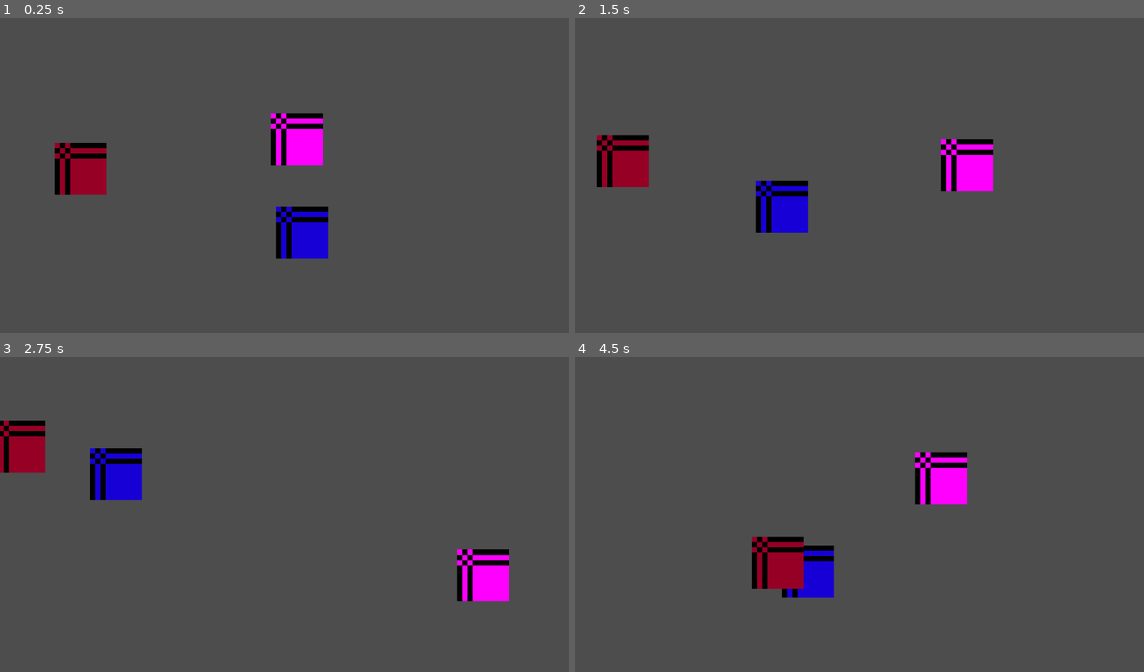
Above: before the commit, frames 1-4 (two rows, left to right).
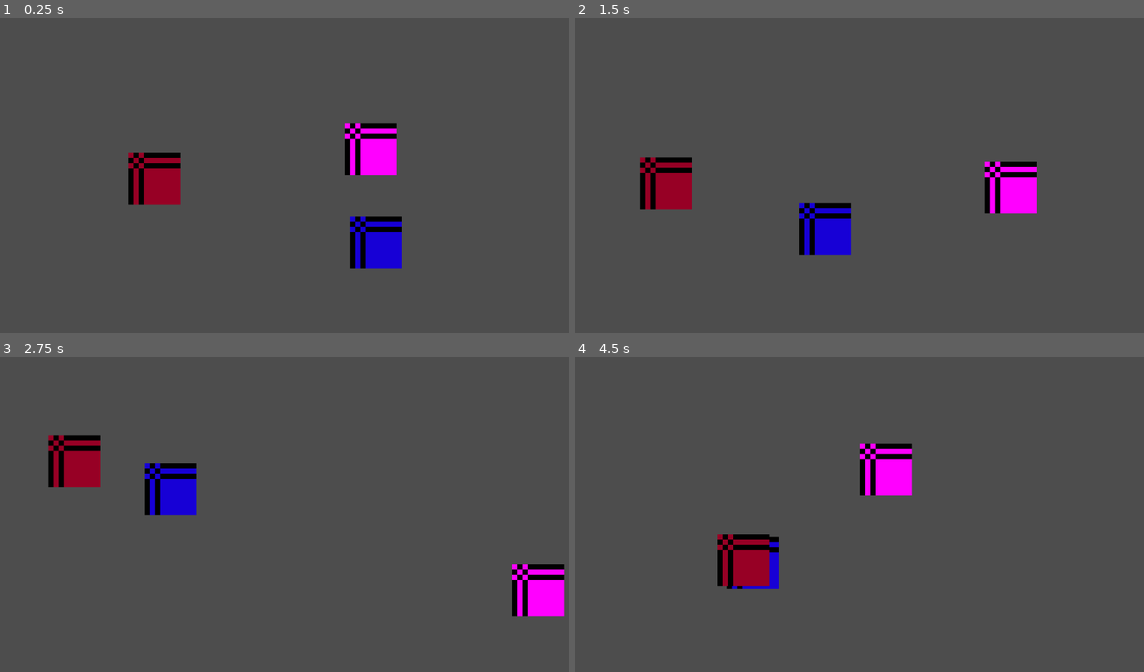
Above: after the commit, the same moments.

Repository: anqilique/GDGJam2-2025
Game: Godot game, scene res://Scenes/main.tscn
Two runs of this game, one before a commit and one after it. Both use one fixed random seed, a clock stepped at 60 frames per second and the inputs below.
Inputs:
- Up to frame 1 (0.25 s): no input
- Up to frame 2 (1.5 s): hold D (fire_cat_move_right) 0.53-1.28 s; hold S (fire_cat_move_down) from 1.28 s (still down)
- Up to frame 3 (2.75 s): release S (fire_cat_move_down) at 2.03 s; hold D (fire_cat_move_right) from 2.03 s (still down)
- Up to frame 4 (4.5 s): release D (fire_cat_move_right) at 2.78 s; hold W (fire_cat_move_up) 2.78-3.53 s; hold A (fire_cat_move_left) from 3.53 s (still down)

The runs differ from the first frame. In frame 1, 9.1% of the frame differs, in the area x 9-71%, y 30-80%; in frame 2, 8.5%; in frame 3, 8.7%; in frame 4, 6.4%.
Error after the commit: Invalid access to property or key 'current_state' on a base object of type 'Nil'. (res://Scripts/Shadow/ShadowHitbox.gd:12)

Commit message:
camera movement lerped, shadow takes damage
- camera movement now is lerped, dunno what kinda camera we want but
this makes it a lil nicer for a tracking cam

- shadow takes damage from fire_cat_body_damage value in
ShadowHitbox.gd, the body damage var should probably get moved to
somewhere on the firecat but it's fine for now

- renamed some of the "state_machine" reference variables to be more
consistent, and it should be obvious anyway which state machine they're
referring to based on the class name

- added .idea to the gitignore because rider was being annoying

Diff:
--- a/Scenes/shadow.tscn
+++ b/Scenes/shadow.tscn
@@ -26,9 +26,8 @@
 modulate = Color(0.591381, 0, 0.143707, 1)
 texture = SubResource("PlaceholderTexture2D_8gbba")
 
-[node name="Hitbox Area2D" type="Area2D" parent="." node_paths=PackedStringArray("shadow_state_machine")]
+[node name="Hitbox Area2D" type="Area2D" parent="."]
 script = ExtResource("1_pt8rj")
-shadow_state_machine = NodePath("../StateMachine")
 
 [node name="Hitbox" type="CollisionShape2D" parent="Hitbox Area2D"]
 shape = SubResource("CircleShape2D_8pobm")
@@ -51,9 +50,8 @@
 movement_speed = 10.0
 metadata/_custom_type_script = "uid://c0rmkgfdvs7y5"
 
-[node name="ShadowHit" type="Node" parent="StateMachine" node_paths=PackedStringArray("shadow_state_machine")]
+[node name="ShadowHit" type="Node" parent="StateMachine"]
 script = ExtResource("3_xxmrs")
-shadow_state_machine = NodePath("..")
 metadata/_custom_type_script = "uid://dqp2wtkte5hth"
 
 [node name="ShadowDeath" type="Node" parent="StateMachine" node_paths=PackedStringArray("shadow_parent_node")]
@@ -61,9 +59,8 @@
 shadow_parent_node = NodePath("../..")
 metadata/_custom_type_script = "uid://b24sa2kmvcoxp"
 
-[node name="ShadowAttack" type="Node" parent="StateMachine" node_paths=PackedStringArray("shadow_state_machine")]
+[node name="ShadowAttack" type="Node" parent="StateMachine"]
 script = ExtResource("5_xxmrs")
-shadow_state_machine = NodePath("..")
 damage = 1
 metadata/_custom_type_script = "uid://cjee6ug4ipcnb"
 
--- a/Scenes/yarn_cat.tscn
+++ b/Scenes/yarn_cat.tscn
@@ -56,7 +56,6 @@
 script = ExtResource("5_63v1j")
 metadata/_custom_type_script = "uid://d2wxvba0tns6f"
 
-[node name="YCatHit" type="Node" parent="StateMachine" node_paths=PackedStringArray("yarn_cat_state_machine")]
+[node name="YCatHit" type="Node" parent="StateMachine"]
 script = ExtResource("6_jrn06")
-yarn_cat_state_machine = NodePath("..")
 metadata/_custom_type_script = "uid://cr0mp0gn4lrw"
--- a/Scripts/CameraController.gd
+++ b/Scripts/CameraController.gd
@@ -3,5 +3,7 @@
 @export var yarn_cat : Node2D
 @export var fire_cat : Node2D
 
-func _process(delta: float):
-	self.transform.origin = (yarn_cat.transform.origin + fire_cat.transform.origin) / 2
+var camera_move_speed := 0.03 # don't set higher than 1 lmao
+
+func _process(_delta):
+	self.transform.origin = lerp(self.transform.origin, ((yarn_cat.transform.origin + fire_cat.transform.origin) / 2), camera_move_speed)
--- a/Scripts/Shadow/ShadowHealth.gd
+++ b/Scripts/Shadow/ShadowHealth.gd
@@ -12,5 +12,5 @@
 
 func take_damage(damage):
 	current_health -= damage
-	#if current_health <= 0:
-		#state_machine.on_child_transition(state_machine.current_state, "ShadowDie")
+	if current_health <= 0:
+		state_machine.on_child_transition(state_machine.current_state, "ShadowDie")
--- a/Scripts/Shadow/ShadowHitbox.gd
+++ b/Scripts/Shadow/ShadowHitbox.gd
@@ -1,13 +1,17 @@
 extends Area2D
 
-@export var shadow_state_machine : StateMachine
+@export var state_machine : StateMachine
+@export var health_component : HealthComponent
+
+# should probably have this variable on the firecat somewhere
+var fire_cat_body_damage := 2
 
 func _on_area_entered(area : Area2D):
 	# checks if the shadow is currently touching the yarn cat
 	if area.get_parent().get_groups().has("YarnCat"):
-		print("ycat entered shadow range")
-		shadow_state_machine.on_child_transition(shadow_state_machine.current_state, "ShadowAttack")
+		state_machine.on_child_transition(state_machine.current_state, "ShadowAttack")
 
 	if area.get_parent().get_groups().has("FireCat"):
 		# Damage shadow if touching firecat (not implemented!!!)
-		shadow_state_machine.on_child_transition(shadow_state_machine.current_state, "ShadowHit")
+		state_machine.on_child_transition(state_machine.current_state, "ShadowHit")
+		health_component.take_damage(fire_cat_body_damage)
--- a/Scripts/Shadow/States/ShadowAttack.gd
+++ b/Scripts/Shadow/States/ShadowAttack.gd
@@ -3,7 +3,7 @@
 
 # TODO: probably have some sort of attack animation
 
-@export var shadow_state_machine : StateMachine
+@export var state_machine : StateMachine
 @export var damage : int
 
 func enter():
@@ -15,7 +15,7 @@
 	await get_tree().create_timer(0.4).timeout
 
 	# when anim finished go back to moving:
-	shadow_state_machine.on_child_transition(shadow_state_machine.current_state, "ShadowMove")
+	state_machine.on_child_transition(state_machine.current_state, "ShadowMove")
 
 
 func exit():
--- a/Scripts/Shadow/States/ShadowHit.gd
+++ b/Scripts/Shadow/States/ShadowHit.gd
@@ -1,14 +1,14 @@
 extends State
 class_name ShadowHit
 
-@export var shadow_state_machine : StateMachine
+@export var state_machine : StateMachine
 
 func enter():
 	# play anim here
 	await get_tree().create_timer(0.4).timeout
 
 	# when anim finished go back to moving:
-	shadow_state_machine.on_child_transition(shadow_state_machine.current_state, "ShadowMove")
+	state_machine.on_child_transition(state_machine.current_state, "ShadowMove")
 
 func exit():
 	pass
--- a/Scripts/YarnCat/States/YCatHit.gd
+++ b/Scripts/YarnCat/States/YCatHit.gd
@@ -1,7 +1,7 @@
 extends State
 class_name YCatHit
 
-@export var yarn_cat_state_machine : StateMachine
+@export var state_machine : StateMachine
 var cat
 
 func enter():
@@ -11,7 +11,7 @@
 	# play animation?
 
 	# when anim finished go back to idle:
-	yarn_cat_state_machine.on_child_transition(yarn_cat_state_machine.current_state, "YcatIdle")
+	state_machine.on_child_transition(state_machine.current_state, "YcatIdle")
 
 func exit():
 	pass
Not shown, changed: .gitignore
